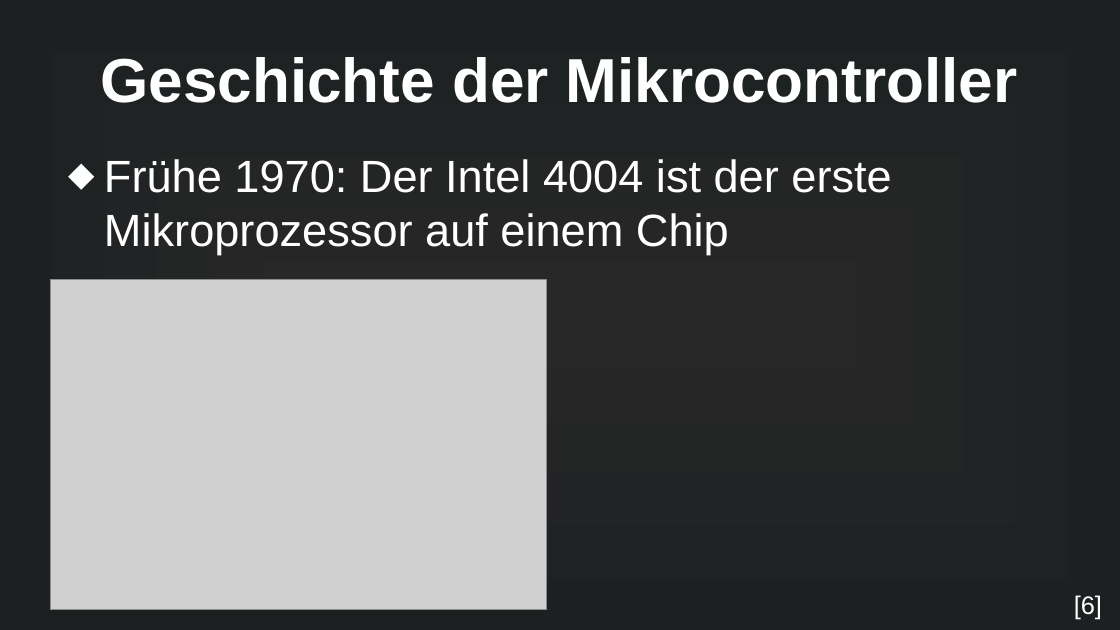
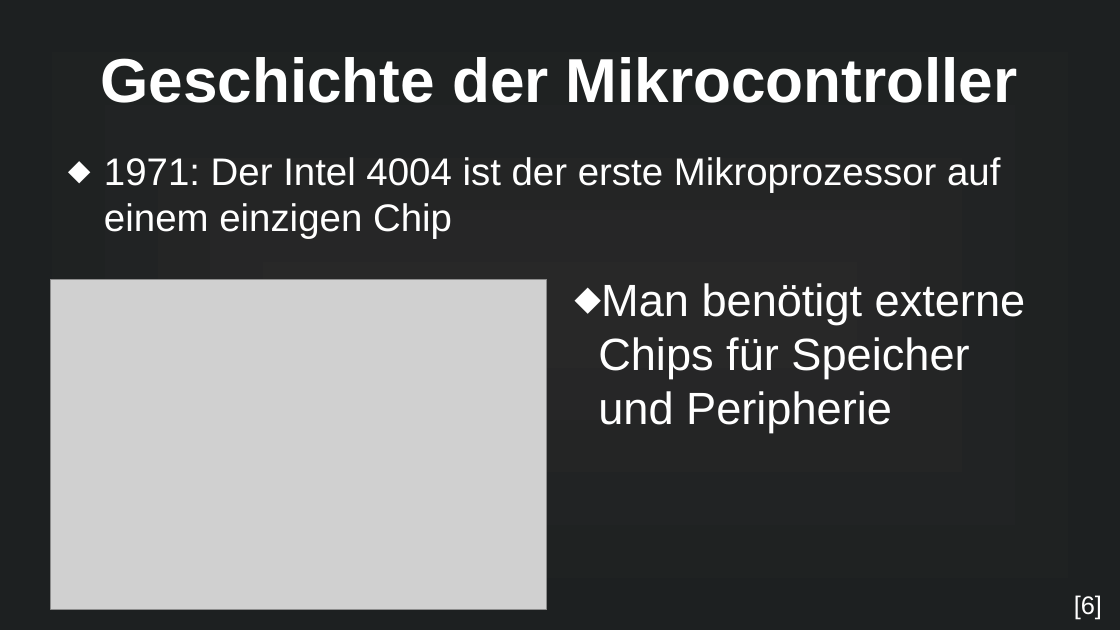
Before and after one commit to MuffinKran24/IMP_GFS, a slide deck: slide 5 of Mikrocontroller_GFS.odp. Drawn at 1120x630 pixels with LibreOffice and Linux fonts; fonts in the diff are those of the drawing; grey boxes stand for pictures. Boxes give left, top, right and bottom in pixels: in the first picture for what was removed or moved away, otherwise in the second. Text is boxed around its words. In the diff, an @@ line names an element or a change of style, - is before the commit and + after.

```diff
--- a/Mikrocontroller_GFS.odp
+++ b/Mikrocontroller_GFS.odp
@@ text at (104, 157, 1000, 239): text changed; size 32 to 27.2 pt @@
-⬥ Frühe 1970: Der Intel 4004 ist der erste Mikroprozessor auf einem Chip
+⬥ 1971: Der Intel 4004 ist der erste Mikroprozessor auf einem einzigen Chip
@@ text added at (598, 283, 1026, 433), 32 pt, text #FFFFFF @@
+⬥ Man benötigt externe Chips für Speicher und Peripherie
```
Also in this commit, not shown: 1 other slide changed, 2 slides added, 2 slides removed, 3 other files.
